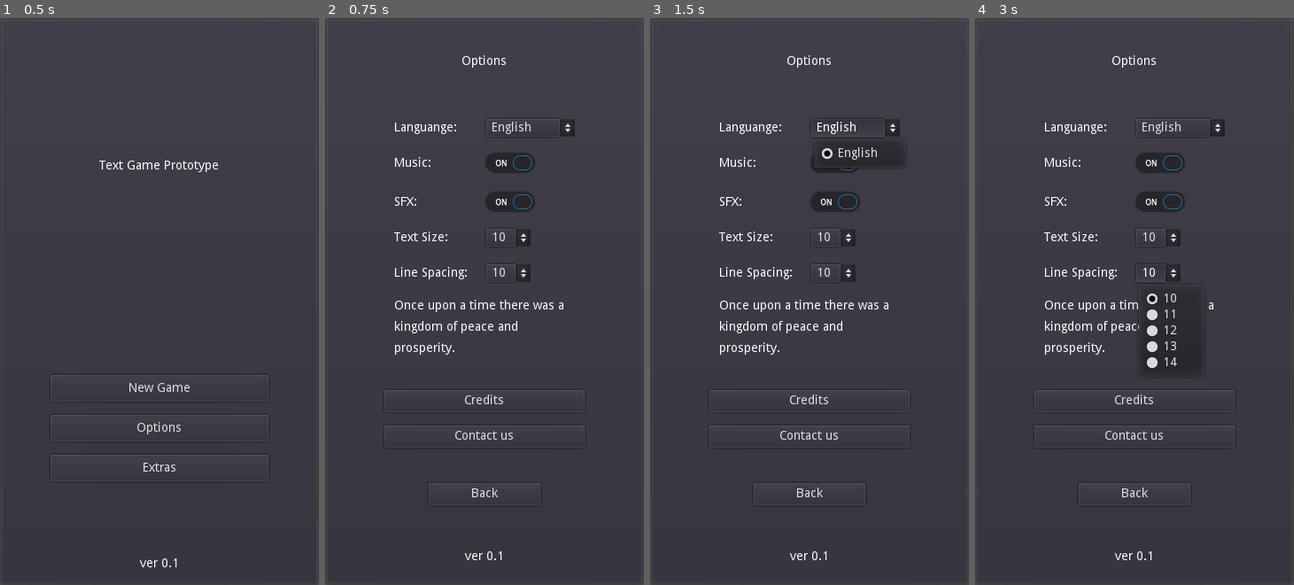
Above: before the commit, frames 1-4 (left to right).
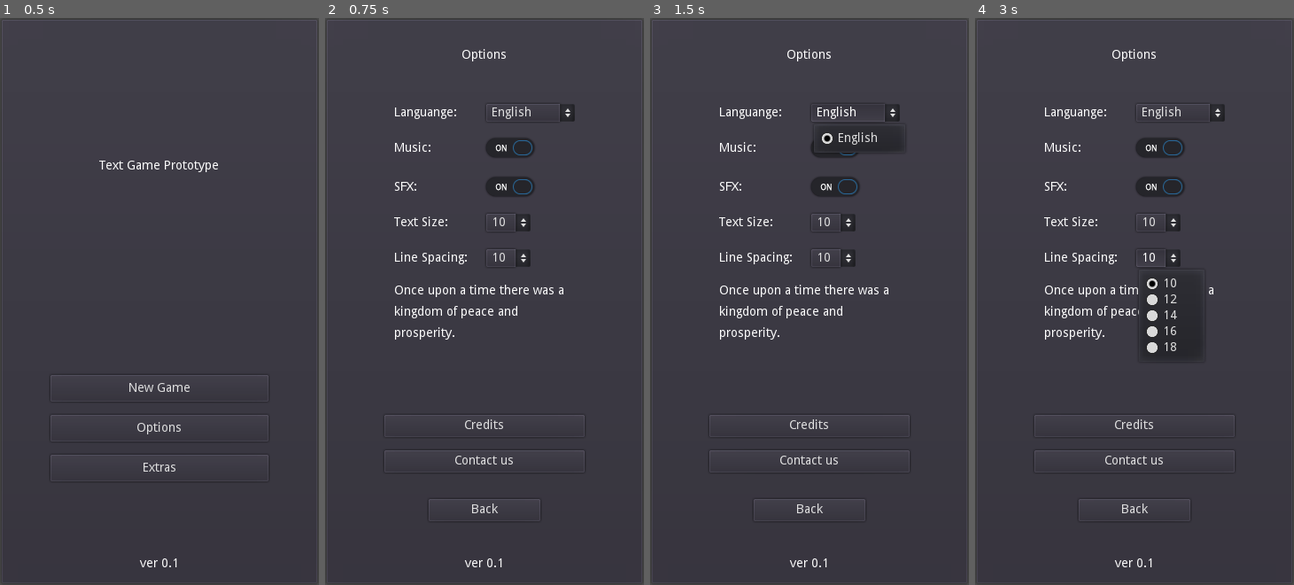
Above: after the commit, the same moments.

Repository: philipuriarte/A-Churchyard-of-Orphans
Game: Godot game, scene res://scenes/main.tscn
The game is run twice, just before and just after one commit, with the same random seed, the same clock (stepped at 60 frames per second) and the same inputs.
Inputs:
- Up to frame 1 (0.5 s): no input
- Up to frame 2 (0.75 s): click "Options" at 0.5 s
- Up to frame 3 (1.5 s): click "English" at 1.25 s
- Up to frame 4 (3 s): click "10" at 2 s; click "10" at 2.75 s

Frame 1 is identical in both runs. In frame 2, 6.0% of the frame differs, in the area x 18-82%, y 5-97%; in frame 3, 6.0%; in frame 4, 5.9%.

Commit message:
Fix spacing again of nodes in OptionsScreen

Diff:
--- a/scenes/options_screen.tscn
+++ b/scenes/options_screen.tscn
@@ -116,27 +116,26 @@
 margin_top = 10.0
 margin_right = 336.0
 margin_bottom = 616.0
-custom_constants/separation = 40
+custom_constants/separation = 30
 alignment = 1
 
 [node name="OptionsLabel" type="Label" parent="MarginContainer/MainCointainer"]
-margin_top = 7.0
-margin_right = 326.0
-margin_bottom = 57.0
+margin_right = 326.0
+margin_bottom = 50.0
 rect_min_size = Vector2( 0, 50 )
 text = "Options"
 align = 1
 valign = 1
 
 [node name="CenterContainer" type="CenterContainer" parent="MarginContainer/MainCointainer"]
-margin_top = 97.0
-margin_right = 326.0
-margin_bottom = 363.0
+margin_top = 80.0
+margin_right = 326.0
+margin_bottom = 401.0
 
 [node name="OptionsContainer" type="VBoxContainer" parent="MarginContainer/MainCointainer/CenterContainer"]
 margin_left = 61.0
 margin_right = 265.0
-margin_bottom = 266.0
+margin_bottom = 321.0
 custom_constants/separation = 10
 
 [node name="Languange" type="HBoxContainer" parent="MarginContainer/MainCointainer/CenterContainer/OptionsContainer"]
@@ -158,7 +157,6 @@
 rect_min_size = Vector2( 100, 0 )
 focus_mode = 0
 enabled_focus_mode = 0
-text = "English"
 items = [ "English", null, false, 0, null ]
 selected = 0
 
@@ -209,7 +207,7 @@
 [node name="TextContainer" type="VBoxContainer" parent="MarginContainer/MainCointainer/CenterContainer/OptionsContainer"]
 margin_top = 124.0
 margin_right = 204.0
-margin_bottom = 266.0
+margin_bottom = 321.0
 custom_constants/separation = 20
 
 [node name="TextSize" type="HBoxContainer" parent="MarginContainer/MainCointainer/CenterContainer/OptionsContainer/TextContainer"]
@@ -230,7 +228,6 @@
 rect_min_size = Vector2( 50, 0 )
 focus_mode = 0
 enabled_focus_mode = 0
-text = "10"
 items = [ "10", null, false, 0, null, "11", null, false, 1, null, "12", null, false, 2, null, "13", null, false, 3, null, "14", null, false, 4, null ]
 selected = 0
 
@@ -253,22 +250,22 @@
 rect_min_size = Vector2( 50, 0 )
 focus_mode = 0
 enabled_focus_mode = 0
-text = "10"
-items = [ "10", null, false, 0, null, "11", null, false, 1, null, "12", null, false, 2, null, "13", null, false, 3, null, "14", null, false, 4, null ]
+items = [ "10", null, false, 0, null, "12", null, false, 2, null, "14", null, false, 4, null, "16", null, false, 3, null, "18", null, false, 4, null ]
 selected = 0
 
 [node name="TestText" type="Label" parent="MarginContainer/MainCointainer/CenterContainer/OptionsContainer/TextContainer"]
 margin_top = 80.0
 margin_right = 204.0
-margin_bottom = 142.0
+margin_bottom = 197.0
+rect_min_size = Vector2( 0, 117 )
 custom_constants/line_spacing = 10
 text = "Once upon a time there was a kingdom of peace and prosperity."
 autowrap = true
 
 [node name="ExtrasMargin" type="MarginContainer" parent="MarginContainer/MainCointainer"]
-margin_top = 403.0
-margin_right = 326.0
-margin_bottom = 468.0
+margin_top = 431.0
+margin_right = 326.0
+margin_bottom = 496.0
 custom_constants/margin_right = 50
 custom_constants/margin_left = 50
 
@@ -298,9 +295,9 @@
 text = "Contact us"
 
 [node name="ButtonMargin" type="MarginContainer" parent="MarginContainer/MainCointainer"]
-margin_top = 508.0
-margin_right = 326.0
-margin_bottom = 533.0
+margin_top = 526.0
+margin_right = 326.0
+margin_bottom = 551.0
 custom_constants/margin_right = 100
 custom_constants/margin_left = 100
 
@@ -314,9 +311,9 @@
 text = "Back"
 
 [node name="BottomText" type="Label" parent="MarginContainer/MainCointainer"]
-margin_top = 573.0
-margin_right = 326.0
-margin_bottom = 598.0
+margin_top = 581.0
+margin_right = 326.0
+margin_bottom = 606.0
 rect_min_size = Vector2( 0, 25 )
 text = "ver 0.1"
 align = 1
